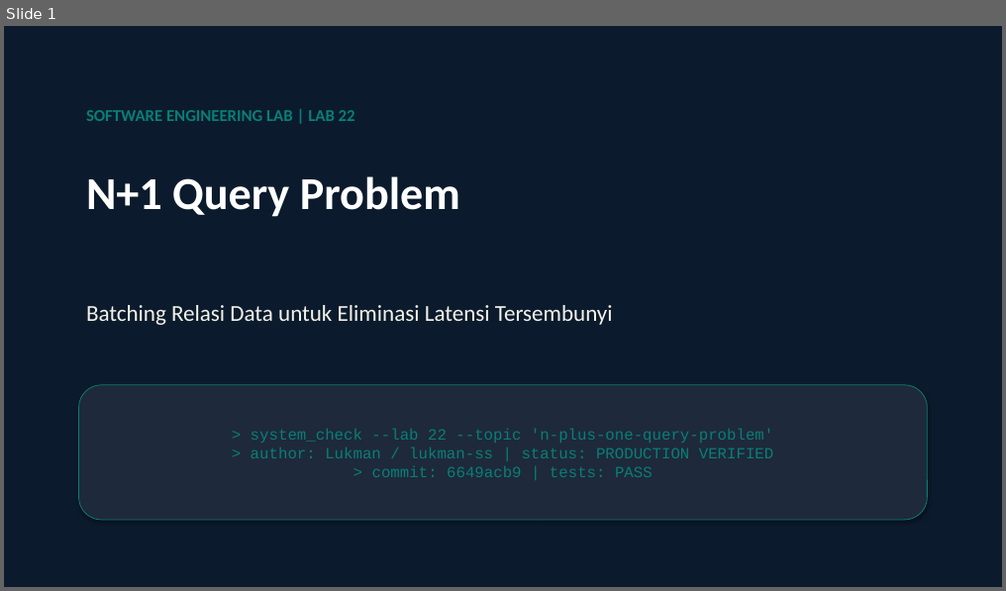
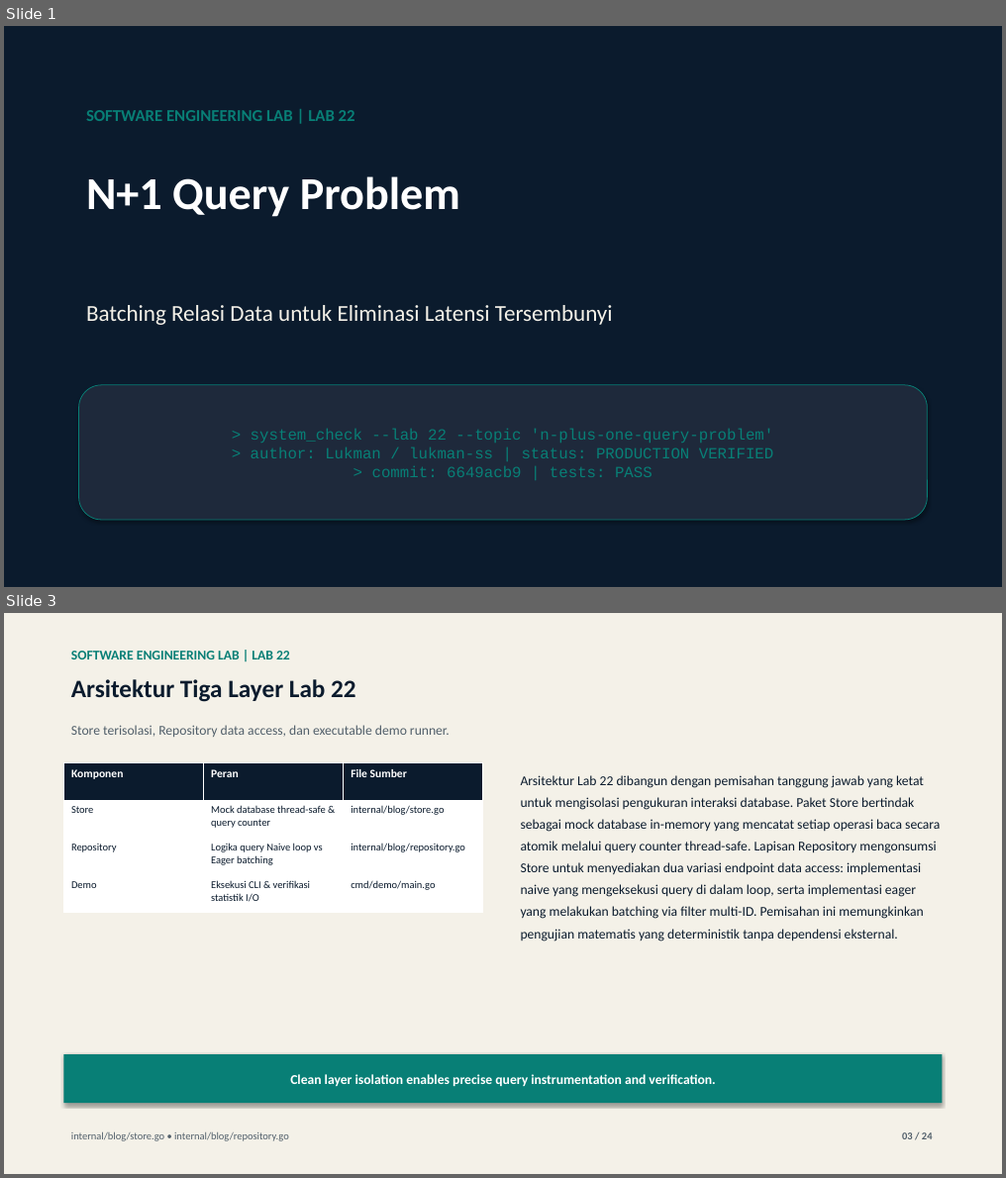
Before and after one commit to lukman-ss/software-engineering-lab, a slide deck: labs/22-n-plus-one-query-problem/result/linkedin/lab-22-n-plus-one-query-problem-carousel.pptx. Shown one above the other, each under a label of ours: slide 1 before the commit, slides 1 and 3 after it; the slides between them are not shown. The pictures are 1006x591 and 1006x1178 pixels, drawn with LibreOffice and Linux fonts; fonts in the diff are those of the drawing. Boxes give left, top, right and bottom in pixels: in the first picture for what was removed or moved away, otherwise in the second. Text is boxed around its words. In the diff, an @@ line names an element or a change of style, - is before the commit and + after.

Commit message:
feat: add lab 32 database sharding and partitioning educational content, slides, and documentation

```diff
--- a/labs/22-n-plus-one-query-problem/result/linkedin/lab-22-n-plus-one-query-problem-carousel.pptx
+++ b/labs/22-n-plus-one-query-problem/result/linkedin/lab-22-n-plus-one-query-problem-carousel.pptx
@@ slide 3 added at <box>4,613,1002,1174</box>, background #FFFFFF @@
@@ rectangle added at <box>4,613,1002,1174</box>, fill #F4F1E8 @@
@@ text added at <box>71,651,290,660</box>, 13 pt, text #087F76, bold @@
+SOFTWARE ENGINEERING LAB | LAB 22
@@ text added at <box>71,679,356,702</box>, 24 pt, text #0B1B2D, bold @@
+Arsitektur Tiga Layer Lab 22
@@ text added at <box>71,725,450,737</box>, 13 pt, text #52606B @@
+Store terisolasi, Repository data access, dan executable demo runner.
@@ table added at <box>63,762,484,912</box>, 4 rows, 3 columns @@
+Komponen | Peran | File Sumber
+Store | Mock database thread-safe & query counter | internal/blog/store.go
+Repository | Logika query Naive loop vs Eager batching | internal/blog/repository.go
+Demo | Eksekusi CLI & verifikasi statistik I/O | cmd/demo/main.go
@@ text added at <box>521,775,940,942</box>, 13 pt, text #0B1B2D @@
+Arsitektur Lab 22 dibangun dengan pemisahan tanggung jawab yang ketat untuk mengisolasi pengukuran interaksi database. Paket Store bertindak sebagai mock database in-memory yang mencatat setiap operasi baca secara atomik melalui query counter thread-safe. Lapisan Repository mengonsumsi Store untuk menyediakan dua variasi endpoint data access: implementasi naive yang mengeksekusi query di dalam loop, serta implementasi eager yang melakukan batching via filter multi-ID. Pemisahan ini memungkinkan pengujian matematis yang deterministik tanpa dependensi eksternal.
@@ rectangle added at <box>63,1055,943,1103</box>, fill #087F76, 13 pt, text #FFFFFF, bold @@
+Clean layer isolation enables precise query instrumentation and verification.
@@ text added at <box>71,1132,289,1142</box>, 10 pt, text #52606B @@
+internal/blog/store.go • internal/blog/repository.go
@@ text added at <box>902,1133,933,1140</box>, 10 pt, text #52606B, bold @@
+03 / 24
```
Also in this commit, not shown: 22 other slides added, 23 slides removed, 9 other files.
